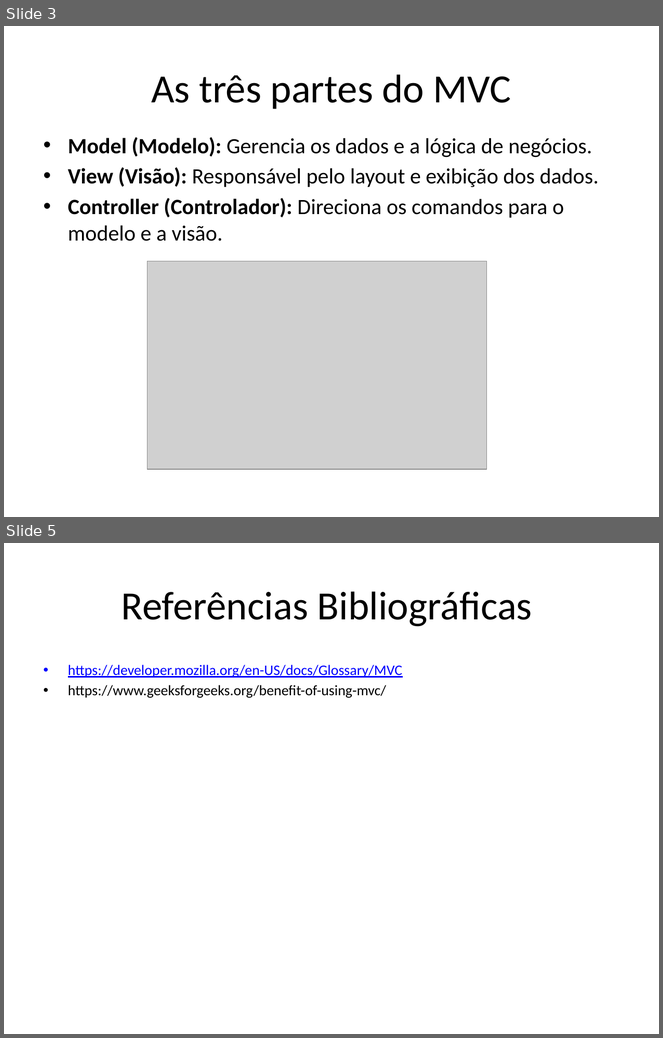
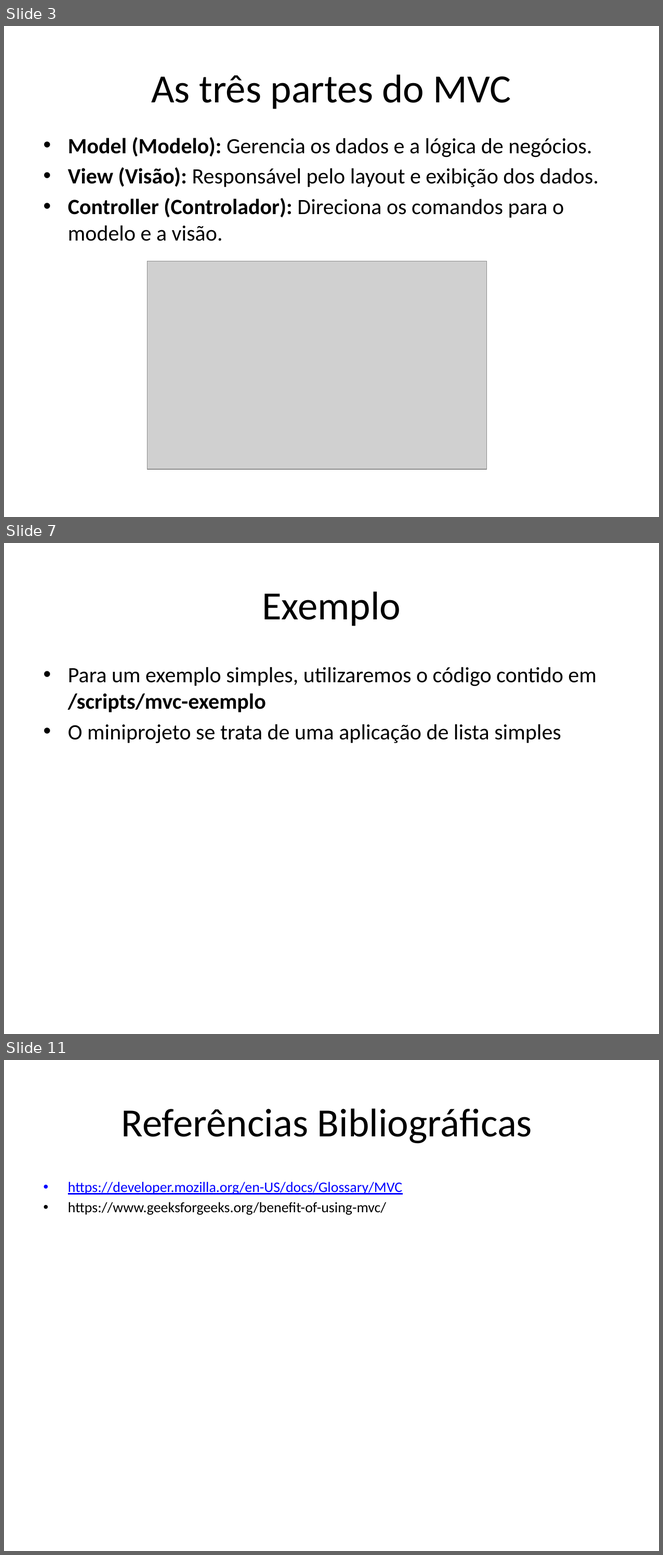
Before and after one commit to muriloHx/trabalho-mvc, a slide deck: slides/mvc.pptx. Shown one above the other, each under a label of ours: slides 3 and 5 before the commit, slides 3, 7 and 11 after it; the slides between them are not shown. The pictures are 663x1038 and 663x1555 pixels, drawn with LibreOffice and Linux fonts; fonts in the diff are those of the drawing; grey boxes stand for pictures. Boxes give left, top, right and bottom in pixels: in the first picture for what was removed or moved away, otherwise in the second. Text is boxed around its words. In the diff, an @@ line names an element or a change of style, - is before the commit and + after.

```diff
--- a/slides/mvc.pptx
+++ b/slides/mvc.pptx
@@ slide 7 added at (x1=4, y1=543, x2=659, y2=1034), background #FFFFFF @@
@@ title added at (x1=262, y1=591, x2=401, y2=626), 44 pt, text #000000 @@
+Exemplo
@@ text added at (x1=68, y1=667, x2=596, y2=744), 24 pt, text #000000 @@
+• Para um exemplo simples, utilizaremos o código contido em /scripts/mvc-exemplo
+• O miniprojeto se trata de uma aplicação de lista simples
@@ what was slide 5 is now slide 11 @@
```
Also in this commit, not shown: 6 other slides added, 1 slide removed.
